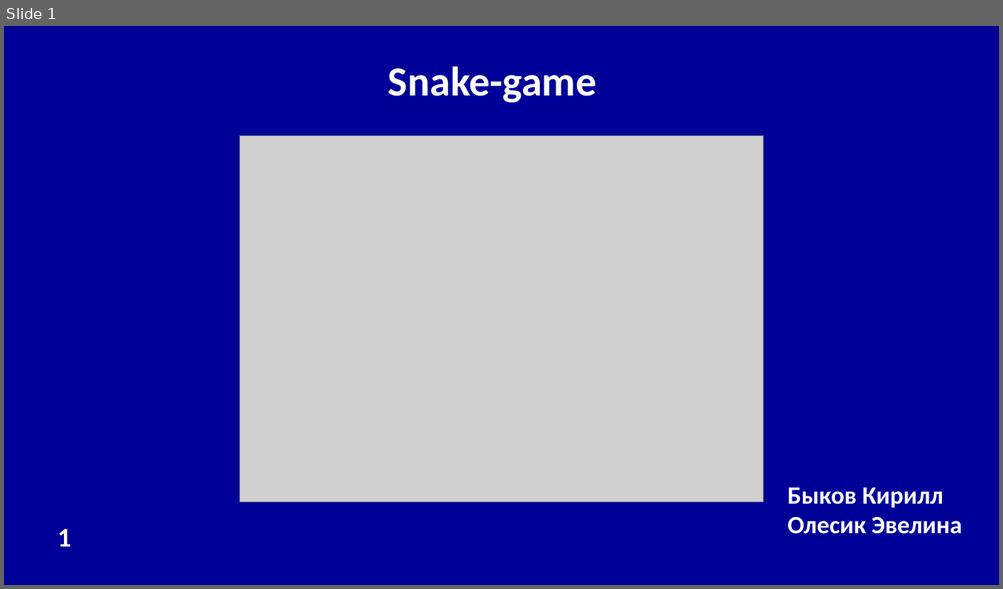
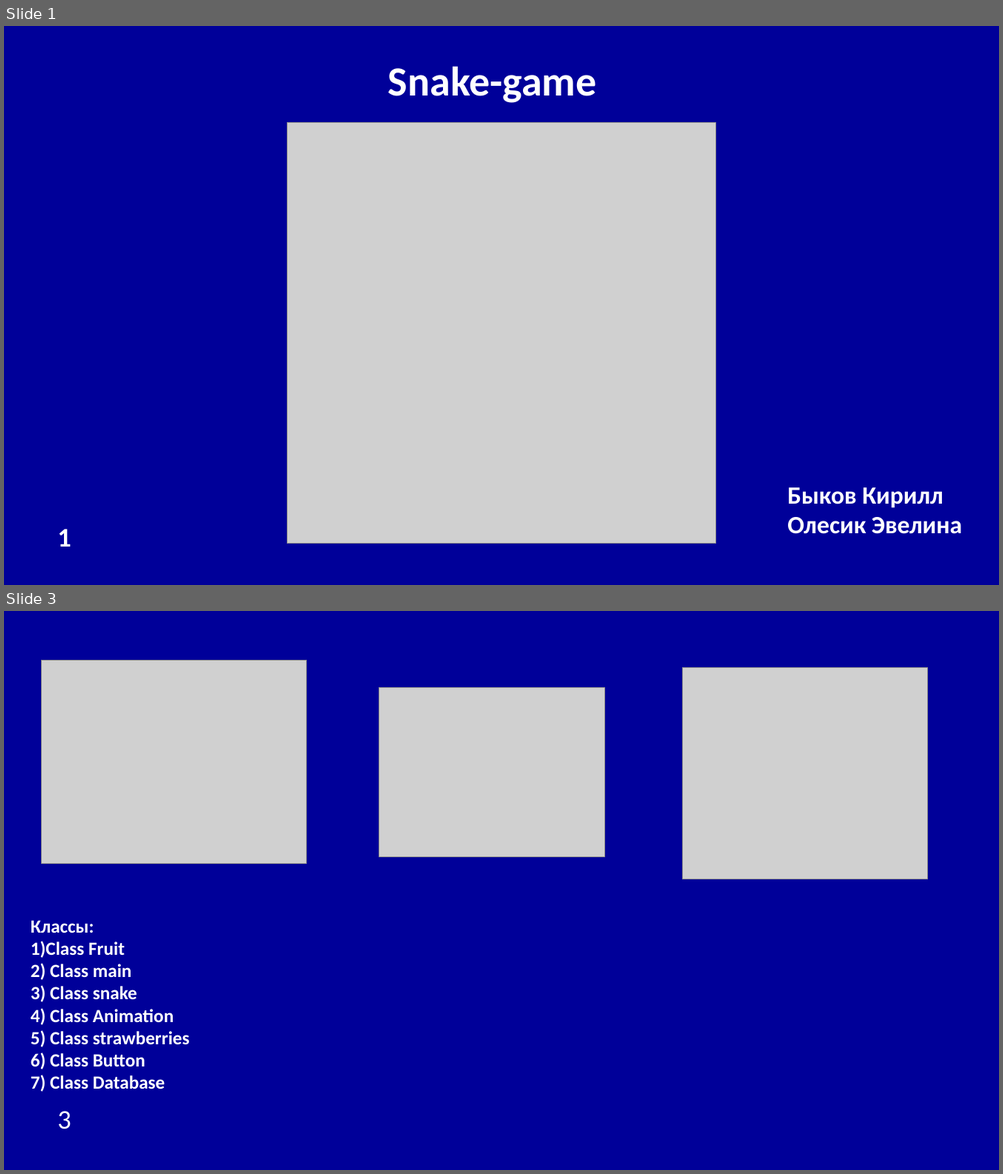
Before and after one commit to dotrey7/PyGame_Project_2024_yandex, a slide deck: snake.pptx. Shown one above the other, each under a label of ours: slide 1 before the commit, slides 1 and 3 after it; the slides between them are not shown. The pictures are 1003x589 and 1003x1174 pixels, drawn with LibreOffice and Linux fonts; fonts in the diff are those of the drawing; grey boxes stand for pictures. Boxes give left, top, right and bottom in pixels: in the first picture for what was removed or moved away, otherwise in the second. Text is boxed around its words. In the diff, an @@ line names an element or a change of style, - is before the commit and + after.

```diff
--- a/snake.pptx
+++ b/snake.pptx
@@ slide 3 added at bbox=[4, 611, 999, 1170], background #000099 @@
@@ picture added at bbox=[41, 661, 307, 864] @@
@@ picture added at bbox=[683, 668, 927, 880] @@
@@ picture added at bbox=[379, 688, 605, 857] @@
@@ text added at bbox=[31, 920, 190, 1092], 18 pt, text #FFFFFF, bold @@
+Классы:
+1)Class Fruit
+2) Class main
+3) Class snake
+4) Class Animation
+5) Class strawberries
+6) Class Button
+7) Class Database
@@ text added at bbox=[57, 1111, 71, 1130], 26 pt, text #FFFFFF @@
+3
@@ slide 1 changed as well @@
@@ picture: place and size @@
-picture at bbox=[240, 136, 762, 503]
+picture at bbox=[287, 123, 716, 544]
```
Also in this commit, not shown: 1 other slide changed, 1 other slide added, 2 slides removed.
